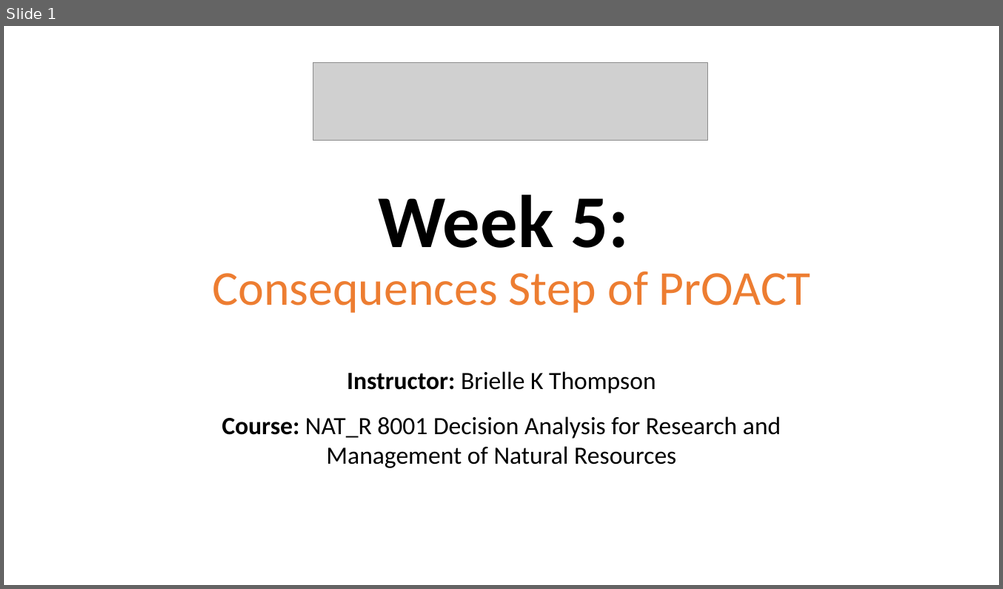
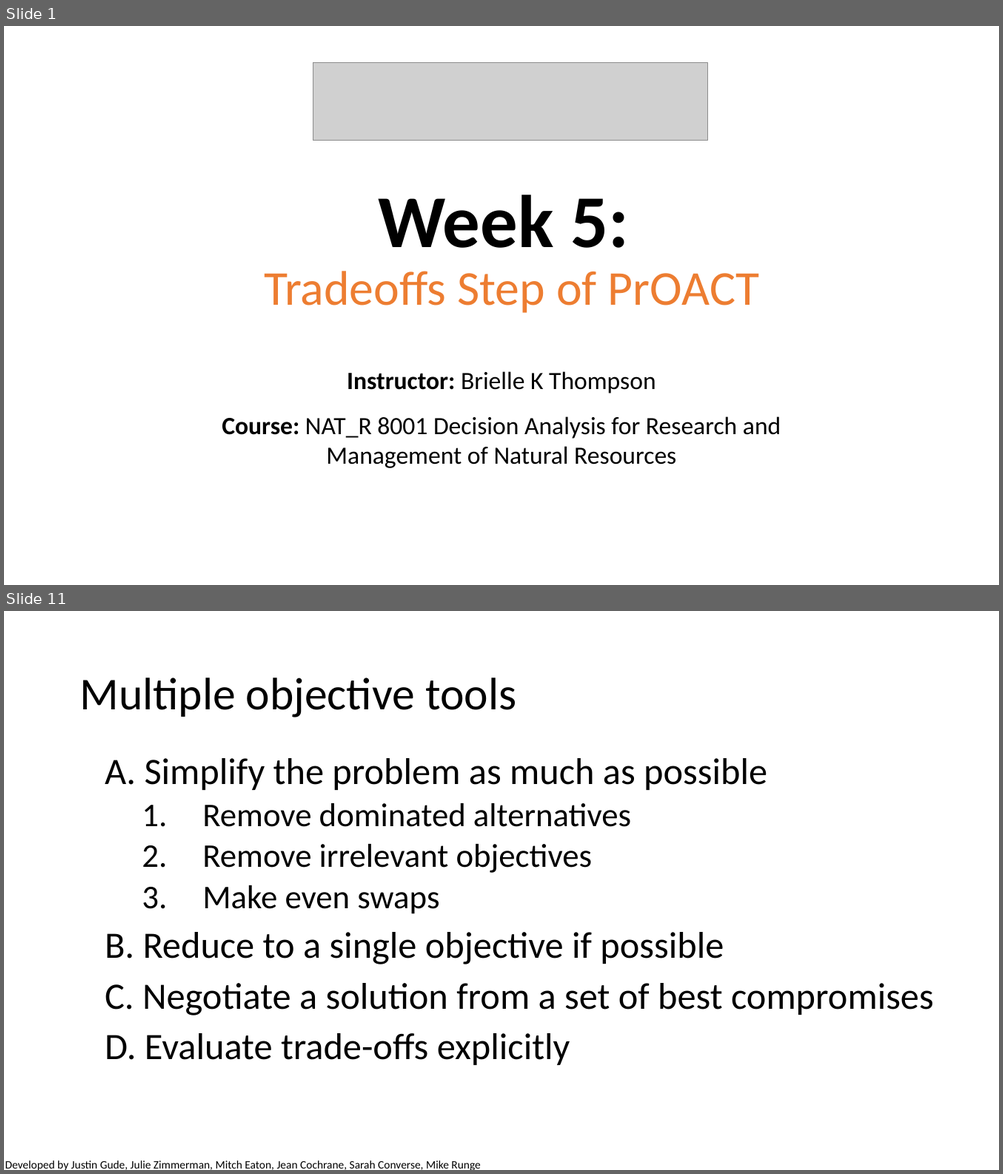
Before and after one commit to briellekthompson/NATR_8001_DecisionAnalysis_Fall25_Mizzou, a slide deck: material/Week5-Tradeoffs/Week5_SDM_Mizzou.pptx. Shown one above the other, each under a label of ours: slide 1 before the commit, slides 1 and 11 after it; the slides between them are not shown. The pictures are 1003x589 and 1003x1174 pixels, drawn with LibreOffice and Linux fonts; fonts in the diff are those of the drawing; grey boxes stand for pictures; background and template pictures are left out. Boxes give left, top, right and bottom in pixels: in the first picture for what was removed or moved away, otherwise in the second. Text is boxed around its words. In the diff, an @@ line names an element or a change of style, - is before the commit and + after.

Commit message:
Week 5 material

```diff
--- a/material/Week5-Tradeoffs/Week5_SDM_Mizzou.pptx
+++ b/material/Week5-Tradeoffs/Week5_SDM_Mizzou.pptx
@@ slide 11 added at <box>4,611,999,1170</box>, background #FFFFFF @@
@@ title added at <box>79,678,516,718</box>, 44 pt, text #000000 @@
+Multiple objective tools
@@ text added at <box>105,758,933,1065</box>, 36 pt, text #000000 @@
+A. Simplify the problem as much as possible
+  1. Remove dominated alternatives
+  2. Remove irrelevant objectives
+  3. Make even swaps
+B. Reduce to a single objective if possible
+C. Negotiate a solution from a set of best compromises
+D. Evaluate trade-offs explicitly
@@ text added at <box>5,1161,480,1170</box>, 11 pt, text #000000 @@
+Developed by Justin Gude, Julie Zimmerman, Mitch Eaton, Jean Cochrane, Sarah Converse, Mike Runge
@@ slide 1 changed as well @@
@@ title at <box>264,195,760,313</box>: text changed @@
-Week 5:
-Consequences Step of PrOACT
+Week 5:
+Tradeoffs Step of PrOACT
```
Also in this commit, not shown: 1 other slide changed, 48 other slides added, 1 slide removed, 5 other files.
